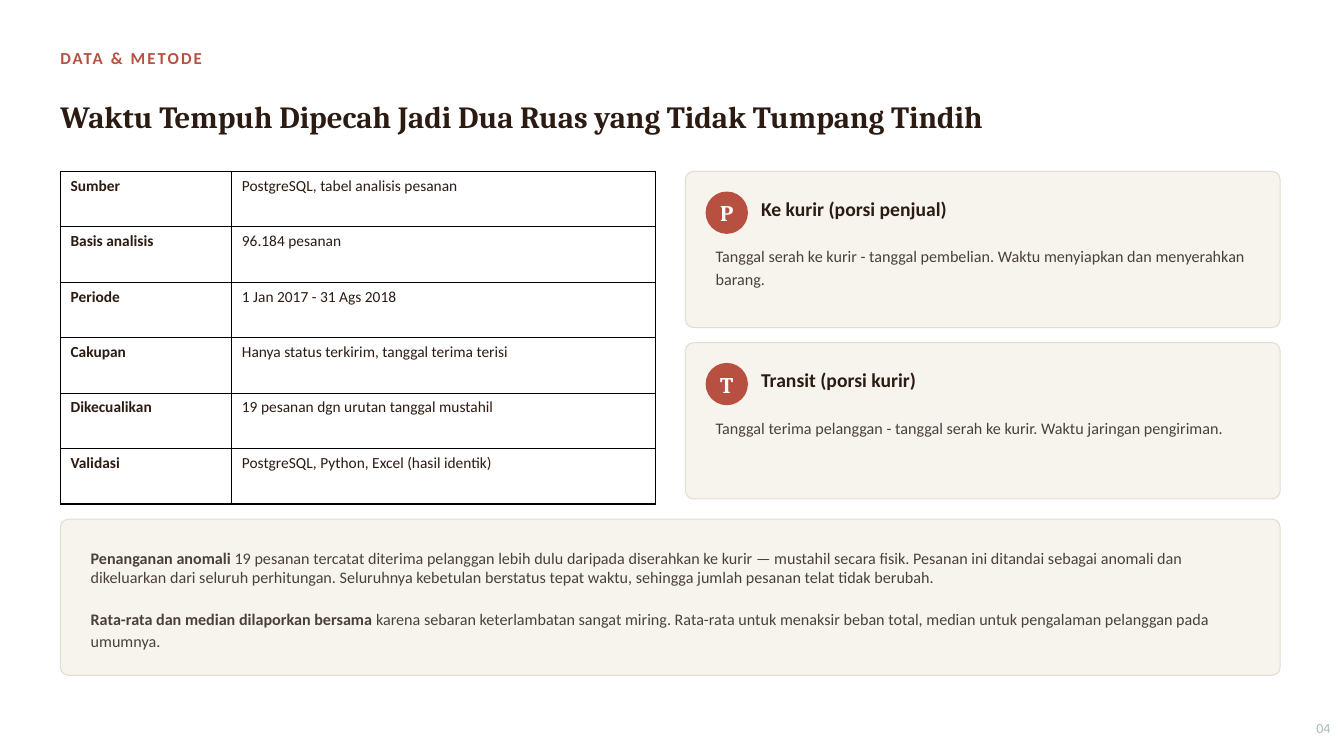
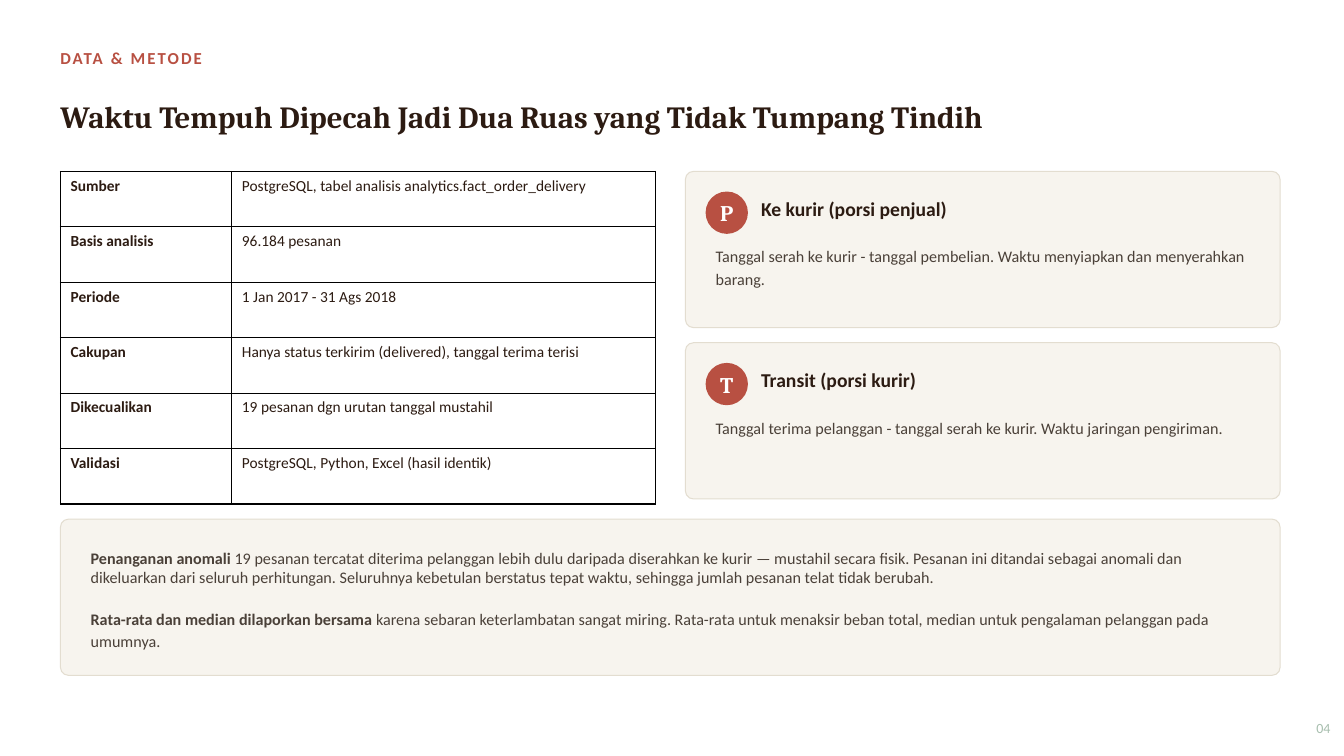
Before and after one commit to ArifHerfianZaenChartiko/Diagnosis-Keterlambatan-Pengiriman-Marketplace-Olist, a slide deck: slide 4 of 03_hasil/presentasi_diagnosis_keterlambatan.pptx. Drawn at 1344x756 pixels with LibreOffice and Linux fonts; fonts in the diff are those of the drawing. Boxes give left, top, right and bottom in pixels: in the first picture for what was removed or moved away, otherwise in the second. Text is boxed around its words. In the diff, an @@ line names an element or a change of style, - is before the commit and + after.

```diff
--- a/03_hasil/presentasi_diagnosis_keterlambatan.pptx
+++ b/03_hasil/presentasi_diagnosis_keterlambatan.pptx
@@ table at (x1=60, y1=171, x2=655, y2=504) @@
-row 1, column 2: PostgreSQL, tabel analisis pesanan
+row 1, column 2: PostgreSQL, tabel analisis analytics.fact_order_delivery
-row 4, column 2: Hanya status terkirim, tanggal terima terisi
+row 4, column 2: Hanya status terkirim (delivered), tanggal terima terisi
```
Also in this commit, not shown: 1 other slide changed.
